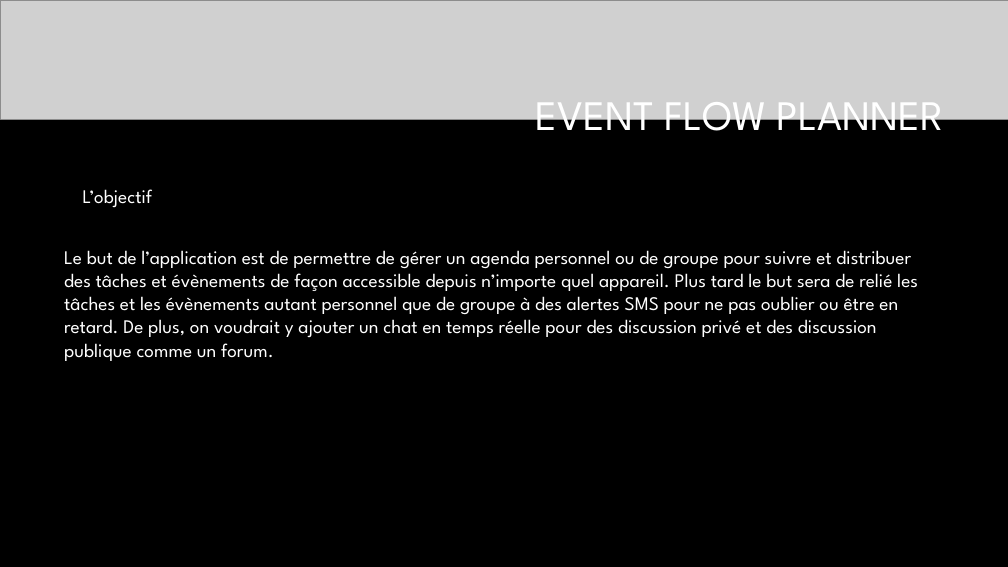
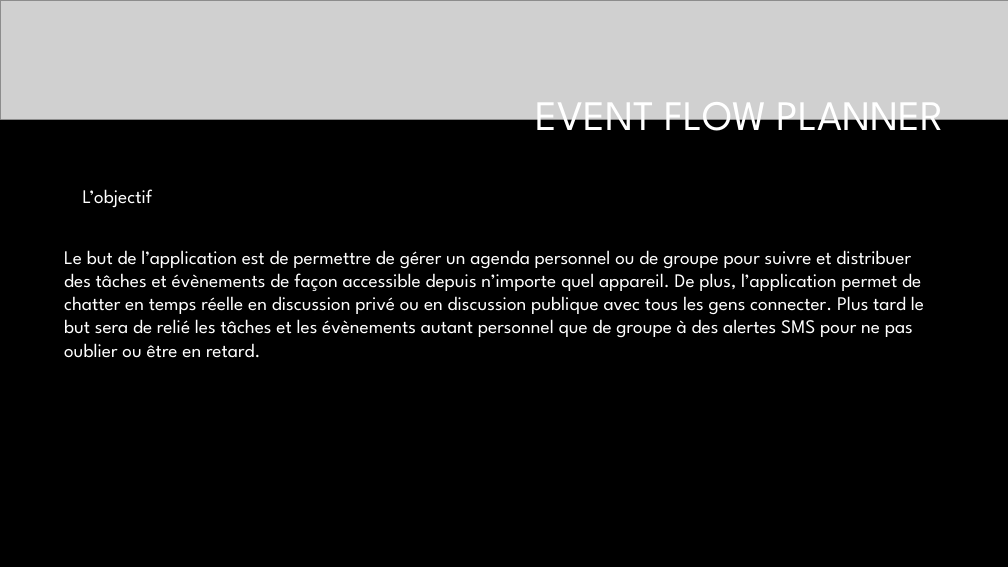
Before and after one commit to EchoingEkko00/session_10, a slide deck: slide 1 of synthese/Presentation.pptx. Drawn at 1008x567 pixels with LibreOffice and Linux fonts; fonts in the diff are those of the drawing; grey boxes stand for pictures; background and template pictures are left out. Boxes give left, top, right and bottom in pixels: in the first picture for what was removed or moved away, otherwise in the second. Text is boxed around its words. In the diff, an @@ line names an element or a change of style, - is before the commit and + after.

```diff
--- a/synthese/Presentation.pptx
+++ b/synthese/Presentation.pptx
@@ text at <box>64,250,924,358</box>: text changed @@
-Le but de l’application est de permettre de gérer un agenda personnel ou de groupe pour suivre et distribuer des tâches et évènements de façon accessible depuis n’importe quel appareil. Plus tard le but sera de relié les tâches et les évènements autant personnel que de groupe à des alertes SMS pour ne pas oublier ou être en retard. De plus, on voudrait y ajouter un chat en temps réelle pour des discussion privé et des discussion publique comme un forum.
+Le but de l’application est de permettre de gérer un agenda personnel ou de groupe pour suivre et distribuer des tâches et évènements de façon accessible depuis n’importe quel appareil. De plus, l’application permet de chatter en temps réelle en discussion privé ou en discussion publique avec tous les gens connecter. Plus tard le but sera de relié les tâches et les évènements autant personnel que de groupe à des alertes SMS pour ne pas oublier ou être en retard.
```
Also in this commit, not shown: 1 other slide changed.
